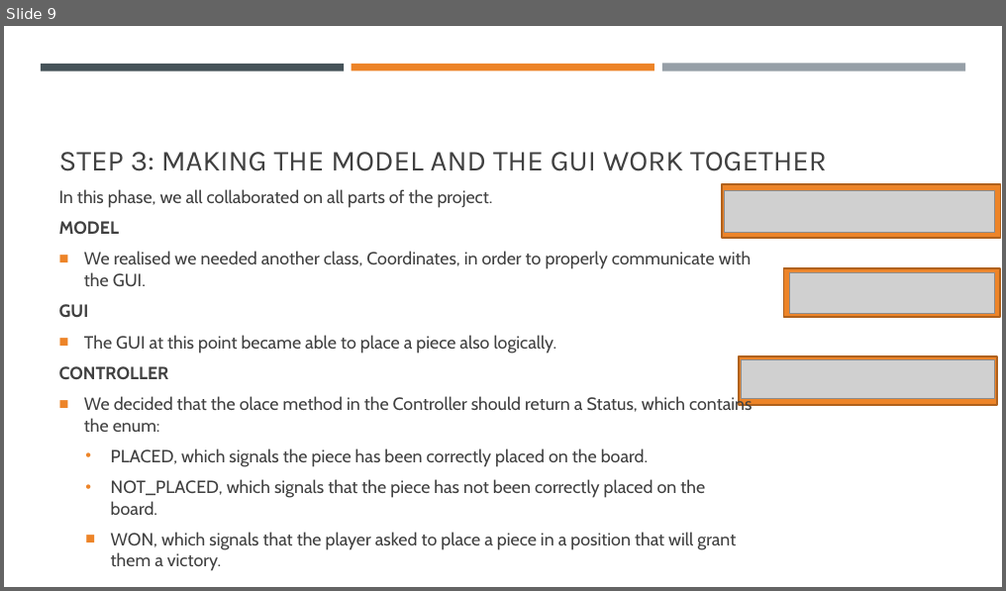
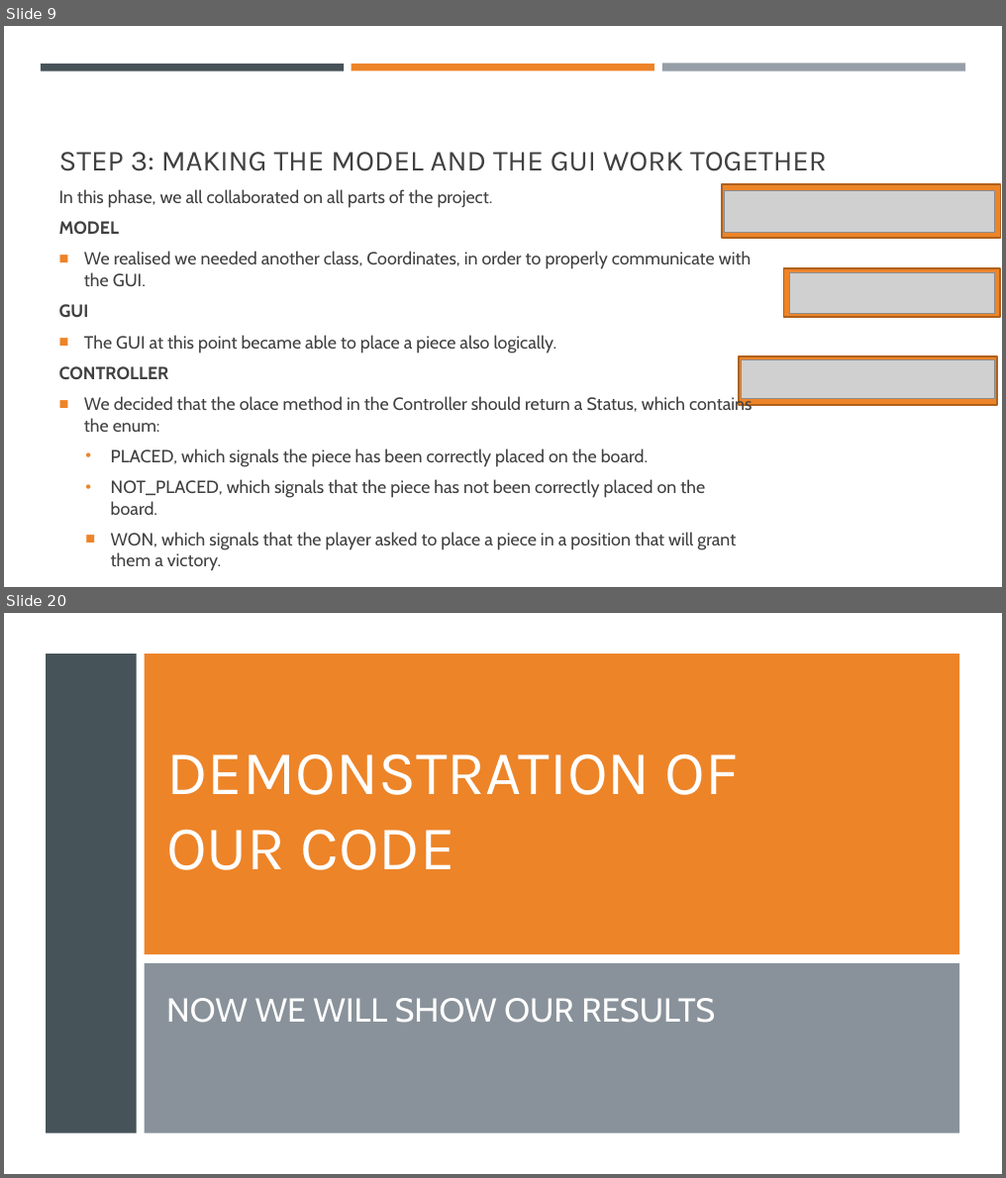
Before and after one commit to RodTol/Crossway, a slide deck: Crossway.pptx. Shown one above the other, each under a label of ours: slide 9 before the commit, slides 9 and 20 after it; the slides between them are not shown. The pictures are 1006x591 and 1006x1178 pixels, drawn with LibreOffice and Linux fonts; fonts in the diff are those of the drawing; grey boxes stand for pictures. Boxes give left, top, right and bottom in pixels: in the first picture for what was removed or moved away, otherwise in the second. Text is boxed around its words. In the diff, an @@ line names an element or a change of style, - is before the commit and + after.

```diff
--- a/Crossway.pptx
+++ b/Crossway.pptx
@@ slide 20 added at [4,613,1002,1174], background #FFFFFF @@
@@ rectangle added at [4,613,1002,1174], fill #FFFFFF @@
@@ rectangle added at [46,654,137,1134], fill #465359 @@
@@ rectangle added at [144,654,959,955], fill #ED8428 @@
@@ title added at [166,754,739,870], 60 pt, text #FFFFFF @@
+DEMONSTRATION OF OUR CODE
@@ rectangle added at [144,964,959,1134], fill #6C7781 at 80% opacity @@
@@ subtitle added at [166,998,715,1023], 32 pt, text #FFFFFF @@
+NOW WE WILL SHOW OUR RESULTS
```
Also in this commit, not shown: 1 slide changed, 10 other slides added.
